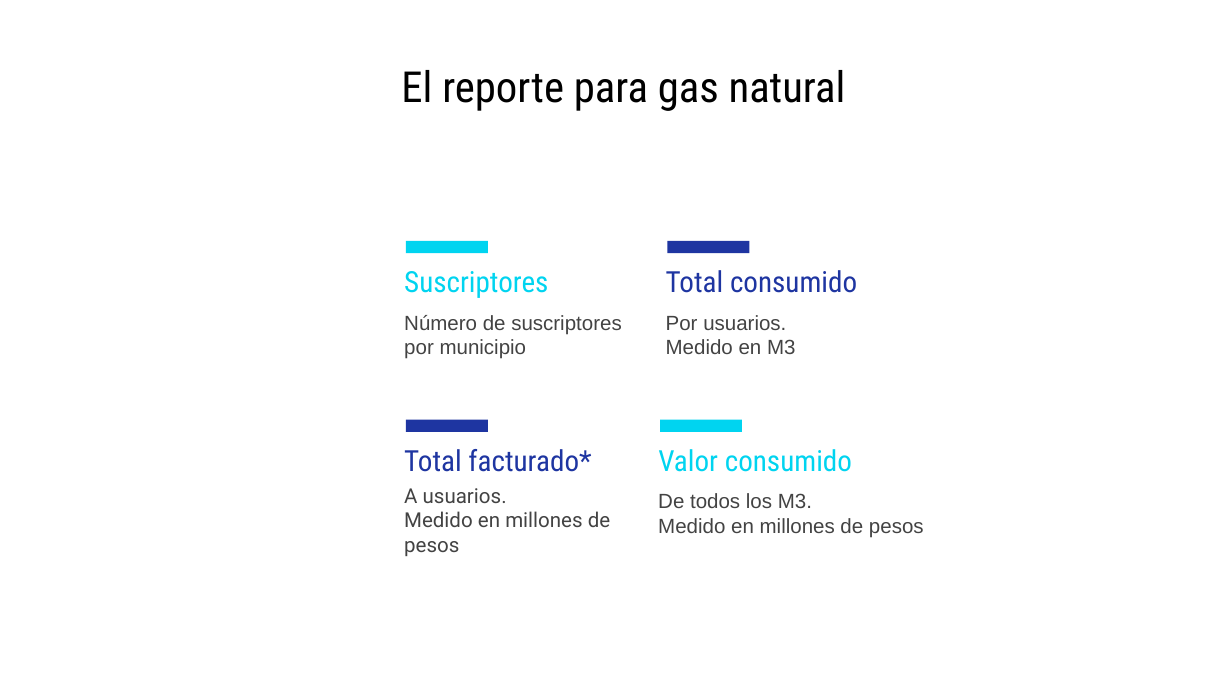
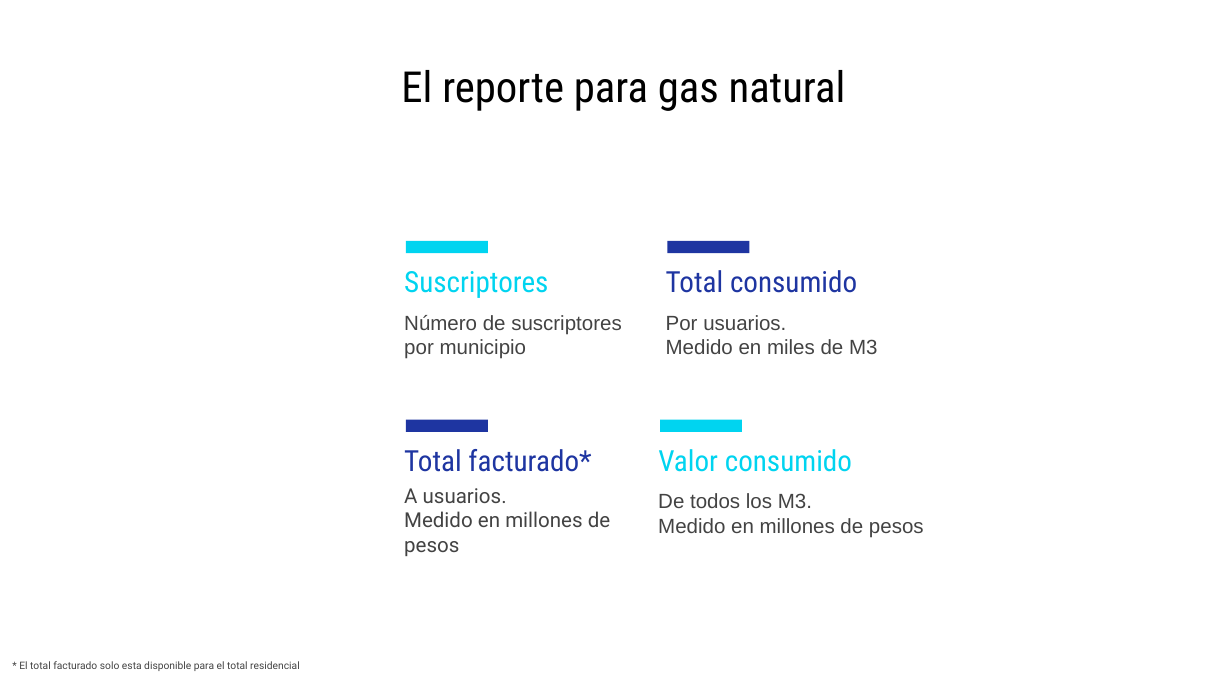
Before and after one commit to jtabordaj/research_eslatina, a slide deck: slide 22 of reporte_estadistico/presentacion/presentation.pptx. Drawn at 1232x693 pixels with LibreOffice and Linux fonts; fonts in the diff are those of the drawing. Boxes give left, top, right and bottom in pixels: in the first picture for what was removed or moved away, otherwise in the second. Text is boxed around its words. In the diff, an @@ line names an element or a change of style, - is before the commit and + after.

Commit message:
added full report

```diff
--- a/reporte_estadistico/presentacion/presentation.pptx
+++ b/reporte_estadistico/presentacion/presentation.pptx
@@ text at <box>666,339,877,354</box>: text changed @@
-Medido en M3
+Medido en miles de M3
@@ text added at <box>19,661,300,671</box>, 6 pt, text #434343 @@
+* El total facturado solo esta disponible para el total residencial
```
Also in this commit, not shown: 1 other slide changed, 6 slides added, 8 other files.
